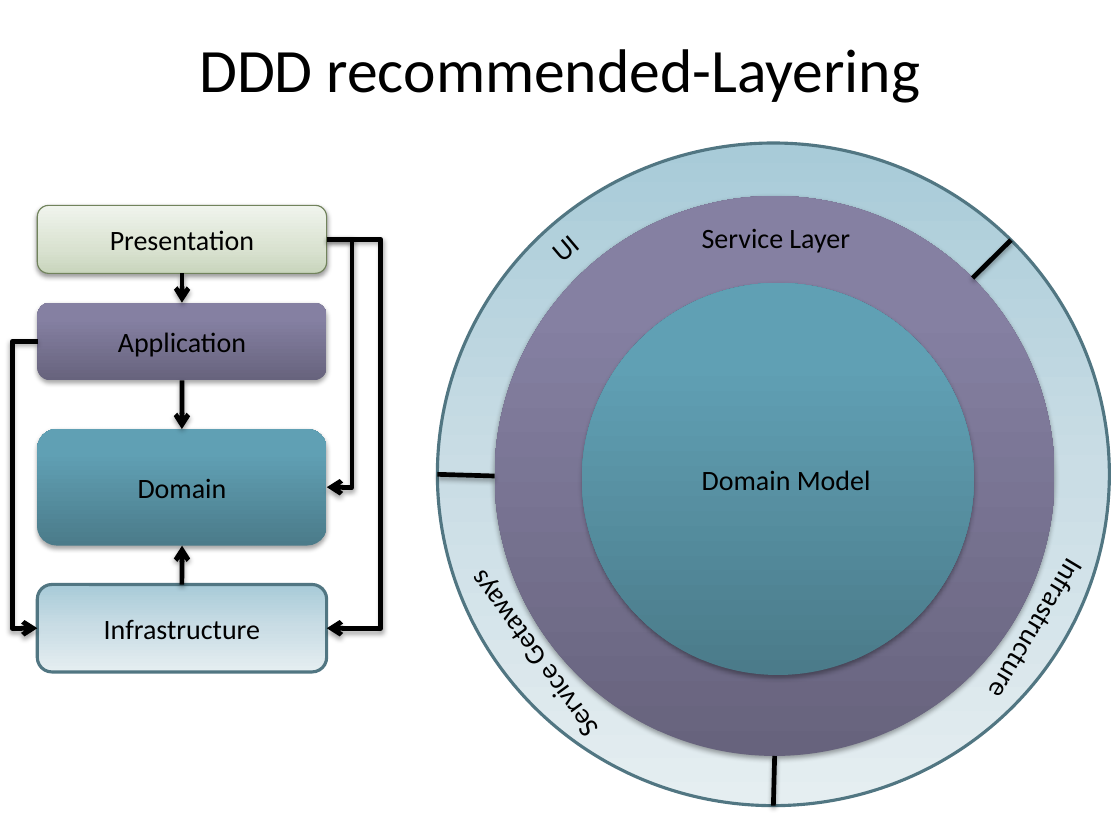
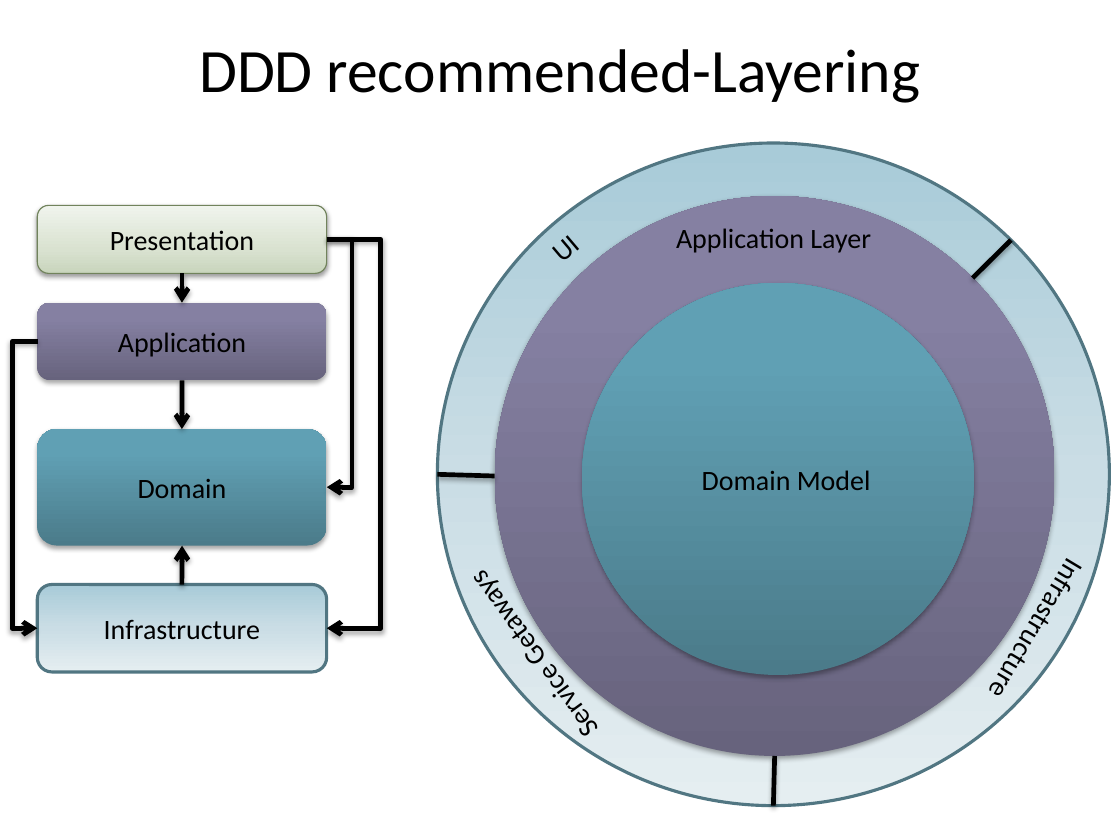
Before and after one commit to arturtv/dddpresentation, a slide deck: slide 20 of Domain-DrivenDesign.A.Trosin.pptx. Drawn at 1120x840 pixels with LibreOffice and Linux fonts; fonts in the diff are those of the drawing. Boxes give left, top, right and bottom in pixels: in the first picture for what was removed or moved away, otherwise in the second. Text is boxed around its words. In the diff, an @@ line names an element or a change of style, - is before the commit and + after.

```diff
--- a/Domain-DrivenDesign.A.Trosin.pptx
+++ b/Domain-DrivenDesign.A.Trosin.pptx
@@ text at (676,228,871,253): text changed @@
-Service Layer
+Application Layer
```
